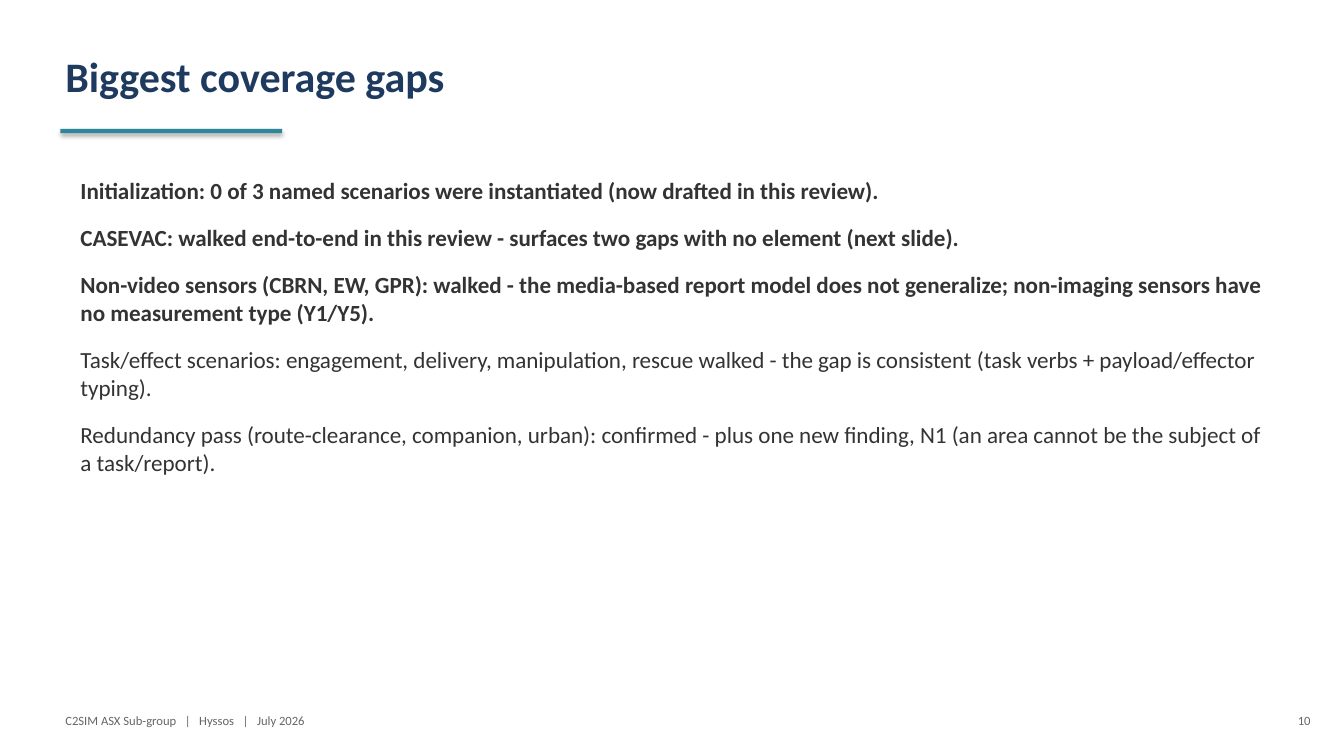
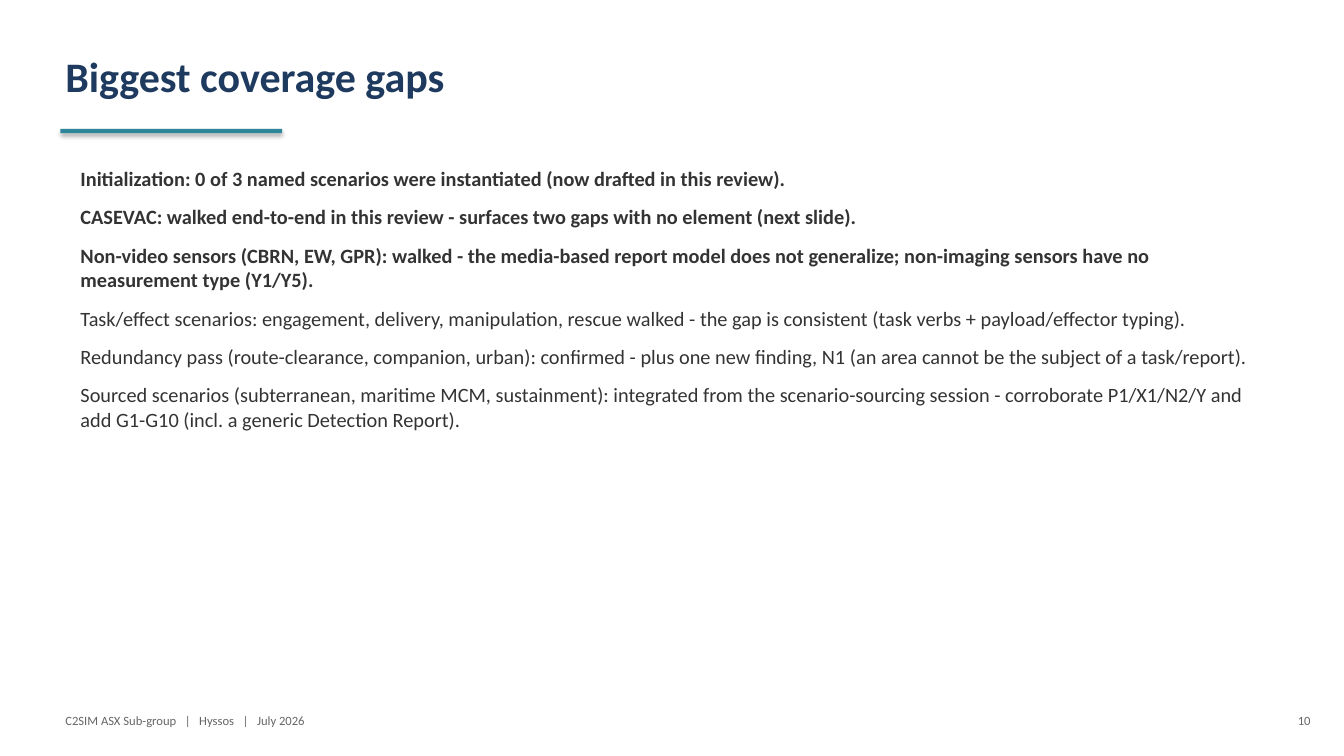
Before and after one commit to hyssostech/C2SIMArtifacts, a slide deck: slide 10 of Subgroups/ASX/InstantiationReview/ASX-Instantiation-Findings.pptx. Drawn at 1344x756 pixels with LibreOffice and Linux fonts; fonts in the diff are those of the drawing. Boxes give left, top, right and bottom in pixels: in the first picture for what was removed or moved away, otherwise in the second. Text is boxed around its words. In the diff, an @@ line names an element or a change of style, - is before the commit and + after.

```diff
--- a/Subgroups/ASX/InstantiationReview/ASX-Instantiation-Findings.pptx
+++ b/Subgroups/ASX/InstantiationReview/ASX-Instantiation-Findings.pptx
@@ text "Initialization: 0 of 3 named ...": place and size @@
-text "Initialization: 0 of 3 named ..." at (80, 182, 1261, 475)
+text "Initialization: 0 of 3 named ..." at (80, 171, 1246, 431)
@@ text at (80, 171, 1246, 368): size 16.5 to 14.5 pt in "Initialization: 0 of 3 named scenarios were ...", "CASEVAC: walked end-to-end in this review - ...", "Non-video sensors (CBRN, EW, GPR): walked - ...", "Task/effect scenarios: engagement, delivery, manipulation, r ..." and 1 more places; less space between paragraphs @@
@@ text at (80, 387, 1242, 431): paragraph added @@
+Sourced scenarios (subterranean, maritime MCM, sustainment): integrated from the scenario-sourcing session - corroborate P1/X1/N2/Y and add G1-G10 (incl. a generic Detection Report).
```
Also in this commit, not shown: 4 other slides changed, 2 slides added, 7 other files.
